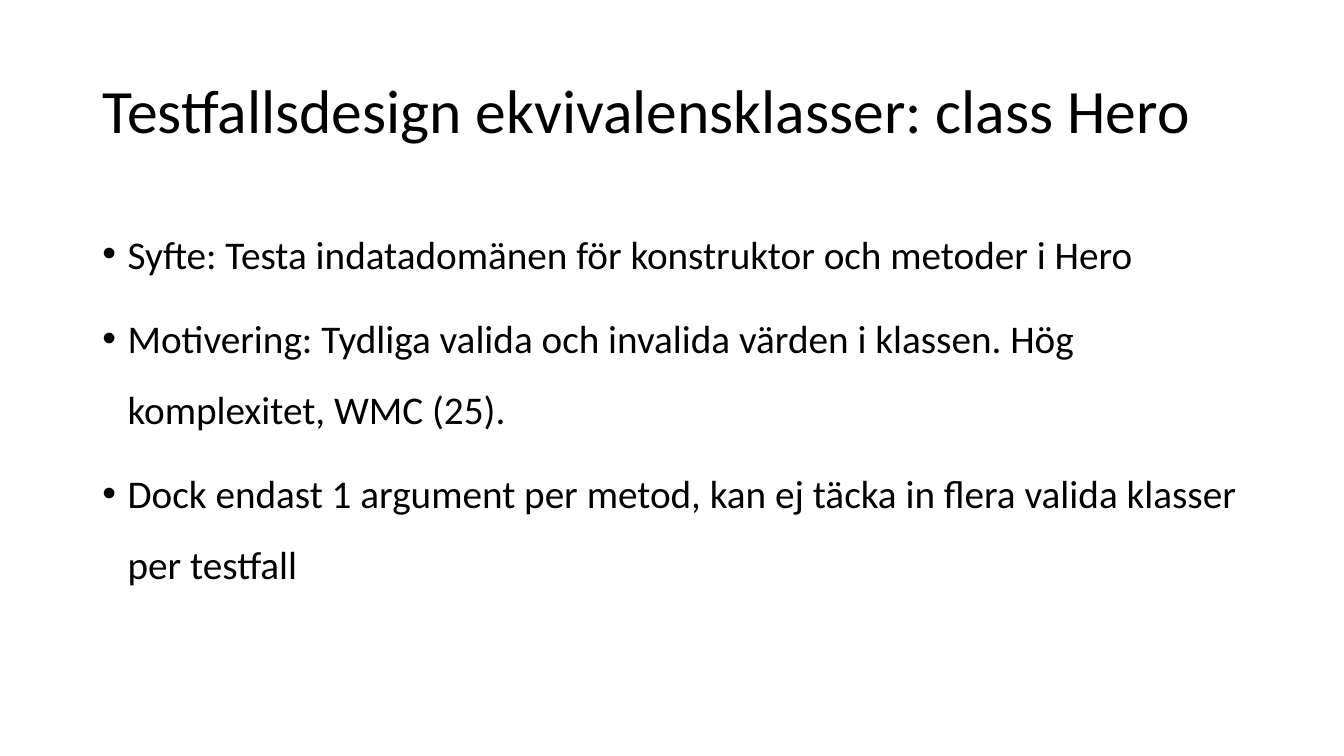
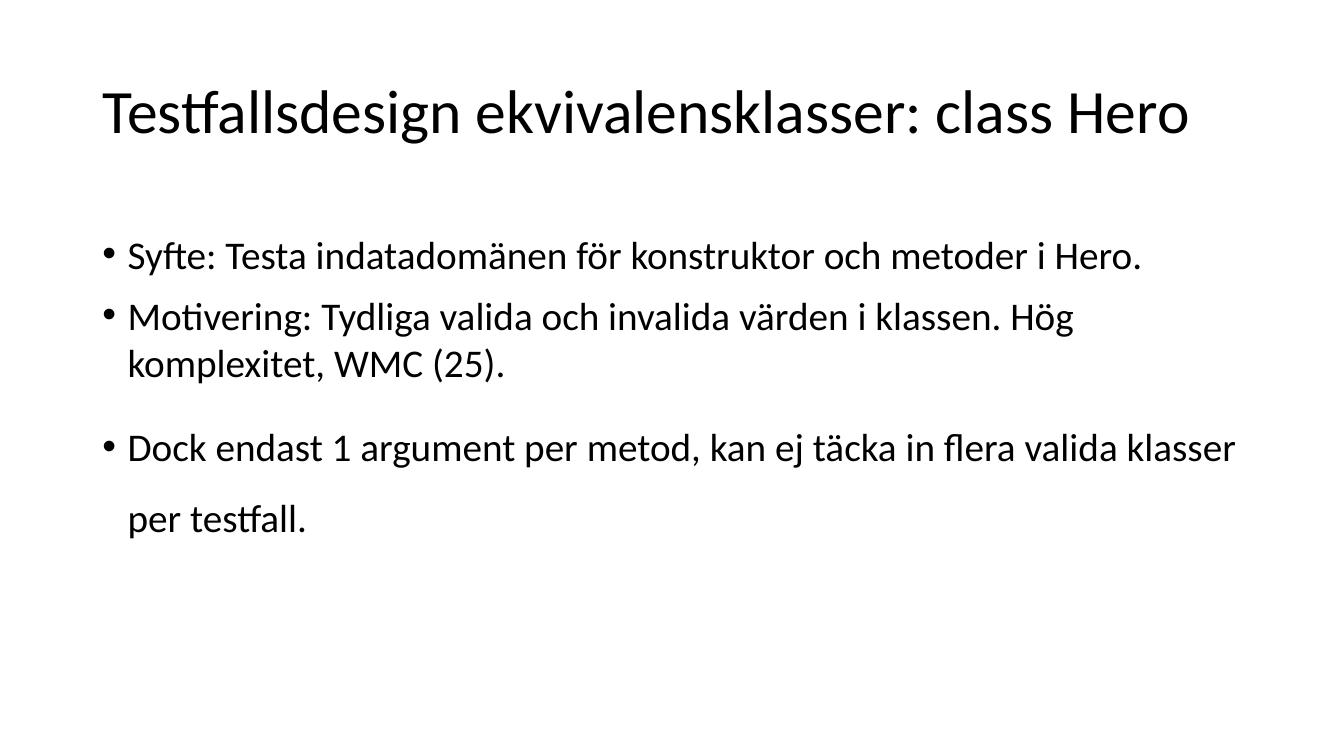
Before and after one commit to hampusidstam/InteGame, a slide deck: slide 19 of docs/Slutredovisning_grp5_v8.pptx. Drawn at 1344x756 pixels with LibreOffice and Linux fonts; fonts in the diff are those of the drawing. Boxes give left, top, right and bottom in pixels: in the first picture for what was removed or moved away, otherwise in the second. Text is boxed around its words. In the diff, an @@ line names an element or a change of style, - is before the commit and + after.

```diff
--- a/docs/Slutredovisning_grp5_v8.pptx
+++ b/docs/Slutredovisning_grp5_v8.pptx
@@ text at <box>128,241,1142,276</box>: text changed @@
-• Syfte: Testa indatadomänen för konstruktor och metoder i Hero
+• Syfte: Testa indatadomänen för konstruktor och metoder i Hero.
@@ text at <box>128,302,1073,384</box>: line spacing 1.5 to 1 @@
@@ text at <box>128,433,1236,539</box>: text changed @@
-• Dock endast 1 argument per metod, kan ej täcka in flera valida klasser per testfall
+• Dock endast 1 argument per metod, kan ej täcka in flera valida klasser per testfall.
```
Also in this commit, not shown: 3 other slides changed, 1 other file.
